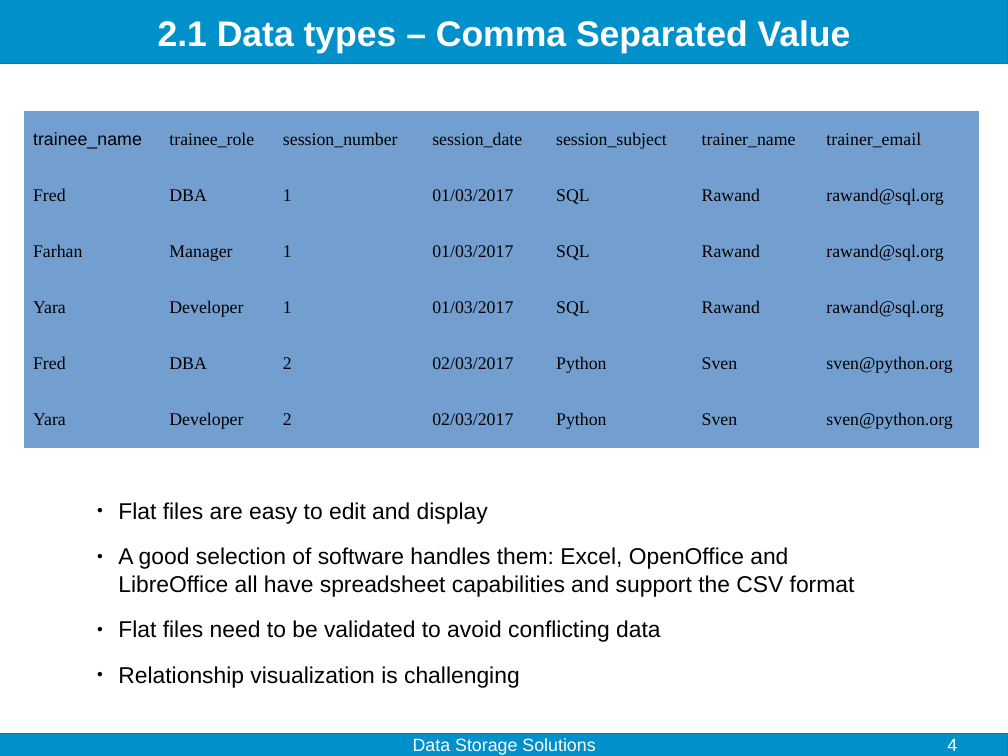
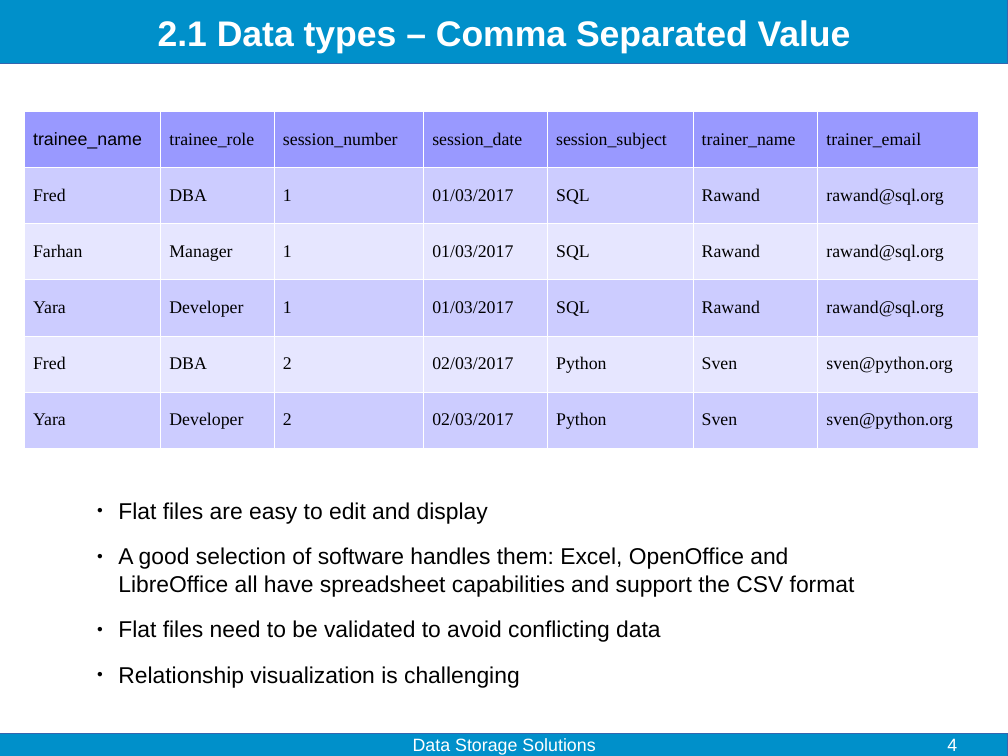
Before and after one commit to fjelltopp/training, a slide deck: slide 4 of data_storage_solutions/Data storage solutions.odp. Drawn at 1008x756 pixels with LibreOffice and Linux fonts; fonts in the diff are those of the drawing. Boxes give left, top, right and bottom in pixels: in the first picture for what was removed or moved away, otherwise in the second. Text is boxed around its words. In the diff, an @@ line names an element or a change of style, - is before the commit and + after.

```diff
--- a/data_storage_solutions/Data storage solutions.odp
+++ b/data_storage_solutions/Data storage solutions.odp
@@ table at (24, 111, 977, 448) @@
@@ fill #729FCF to #9999FF in row 1 @@
@@ fill #729FCF to #CCCCFF in 21 cells @@
@@ fill #729FCF to #E6E6FF in 14 cells @@
@@ borders changed @@
```
Also in this commit, not shown: 3 other slides changed, 1 slide added, 2 other files.
